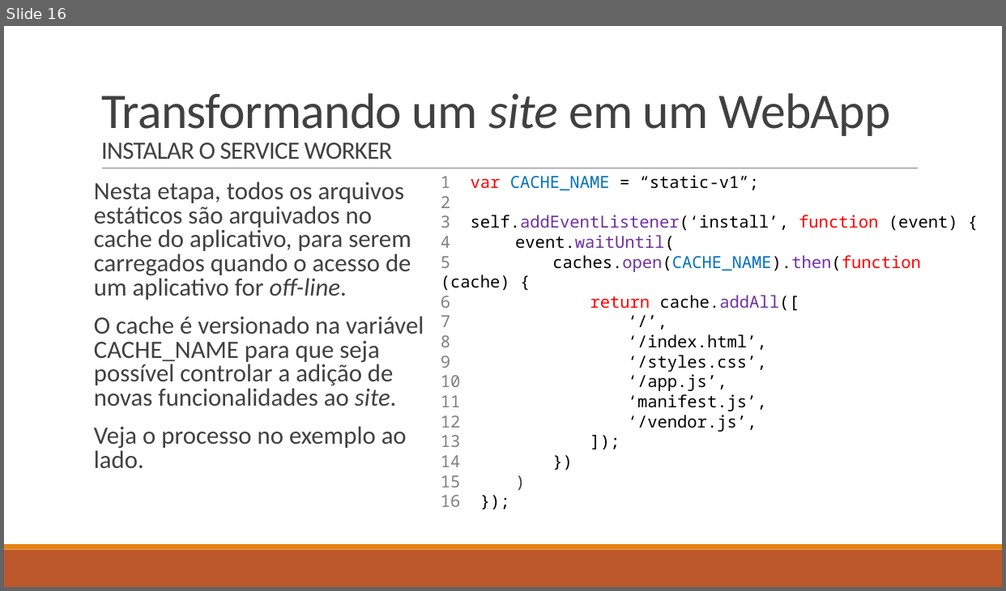
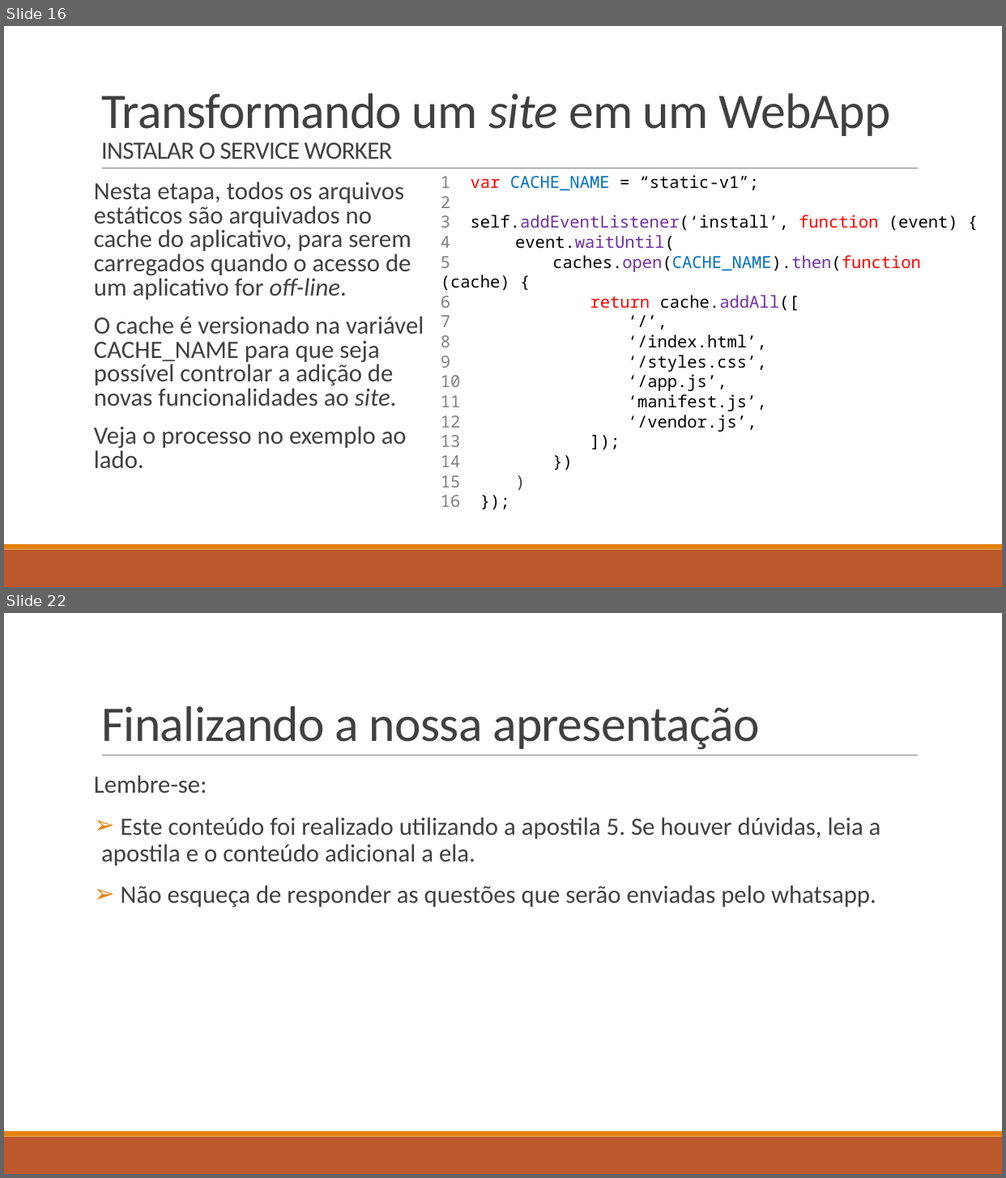
Before and after one commit to LucasHerculanoAmaro/Minhas-Aulas, a slide deck: Eugenio Mariz de Oliveira Netto/Programação de Aplicativos Mobile II/Aula 5/WebApps.pptx. Shown one above the other, each under a label of ours: slide 16 before the commit, slides 16 and 22 after it; the slides between them are not shown. The pictures are 1006x591 and 1006x1178 pixels, drawn with LibreOffice and Linux fonts; fonts in the diff are those of the drawing. Boxes give left, top, right and bottom in pixels: in the first picture for what was removed or moved away, otherwise in the second. Text is boxed around its words. In the diff, an @@ line names an element or a change of style, - is before the commit and + after.

```diff
--- a/Eugenio Mariz de Oliveira Netto/Programação de Aplicativos Mobile II/Aula 5/WebApps.pptx
+++ b/Eugenio Mariz de Oliveira Netto/Programação de Aplicativos Mobile II/Aula 5/WebApps.pptx
@@ slide 22 added at (4, 613, 1002, 1174), background #FFFFFF; not listed: 3 template elements that a slide beside it also shows @@
@@ title added at (101, 706, 759, 750), 48 pt, text #404040 @@
+Finalizando a nossa apresentação
@@ text added at (94, 775, 881, 907), 24 pt, text #404040 @@
+Lembre-se:
+➢ Este conteúdo foi realizado utilizando a apostila 5. Se houver dúvidas, leia a apostila e o conteúdo adicional a ela.
+➢ Não esqueça de responder as questões que serão enviadas pelo whatsapp.
```
Also in this commit, not shown: 5 other slides added, 2 other files.
